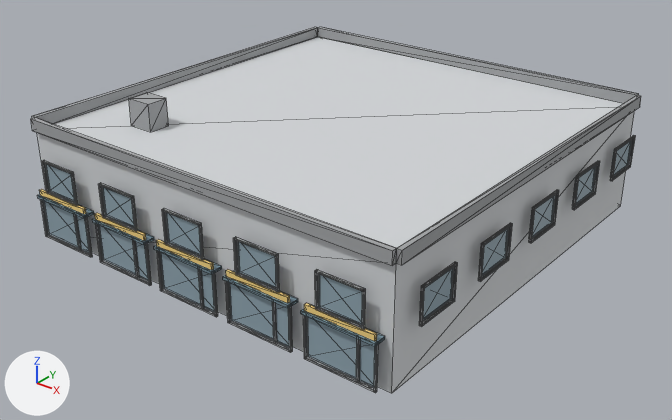
An edit to the glTF model public/buildings/commercial_3x3_a.glb, drawn before and after from the same camera.
Both versions are drawn from a camera (50 mm lens) standing at (39.9, -25.4, 23.1) and looking at (11.7, 9.9, 1.2). Lighting does not change. The marker at lower left points along +X, +Y and +Z. The picture after the commit comes second. Mesh edges are drawn as thin lines. Vertices at exactly the same position are counted once.

The first picture shows 'commercial_3x3_a_0'.
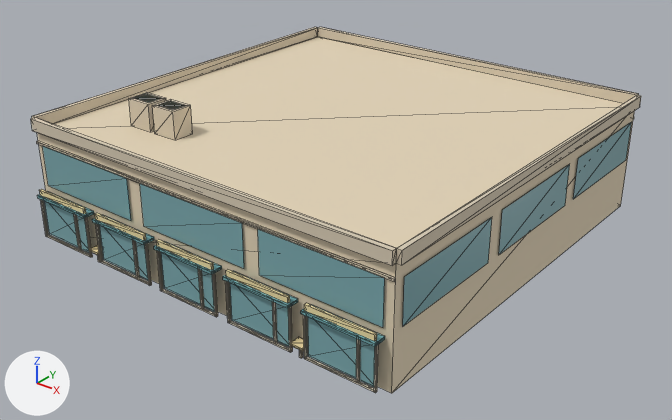
Location of each change, [x1, y1, x2, y2] in pixels of the pictures (672 x 420 px):
'commercial_3x3_a_0', recoloured, reshaped (light grey to beige): [31, 27, 641, 393] in both
part 1 of me_commercial_3x3_a_0, added: after [37, 141, 396, 281]
part 2 of me_commercial_3x3_a_0, added (beige): after [152, 99, 193, 140]
part 3 of me_commercial_3x3_a_0, added: after [89, 245, 102, 254]
part 4 of me_commercial_3x3_a_0, added: after [290, 337, 308, 351]
part 5 of me_commercial_3x3_a_0, deleted: before [42, 135, 635, 330]
part 6 of me_commercial_3x3_a_0, added (cyan): after [43, 94, 632, 327]

The change, as a diff of the scene's bpy script:
```diff
--- a/public/buildings/commercial_3x3_a.glb.py
+++ b/public/buildings/commercial_3x3_a.glb.py
@@ mat_commercial_3x3_a_wall @@
 mat_commercial_3x3_a_wall = principled_material('commercial_3x3_a_wall')
-mat_commercial_3x3_a_wall.base_color = (0.66, 0.68, 0.7)  # light grey #d4d7da
+mat_commercial_3x3_a_wall.base_color = (0.77, 0.66, 0.48)  # beige #e3d4b8
 mat_commercial_3x3_a_wall.roughness = 0.85
@@ mat_commercial_3x3_a_trim @@
 mat_commercial_3x3_a_trim = principled_material('commercial_3x3_a_trim')
-mat_commercial_3x3_a_trim.base_color = (0.363, 0.374, 0.385)  # grey #a2a5a7
+mat_commercial_3x3_a_trim.base_color = (0.69, 0.6, 0.46)  # beige #d8cbb5
 mat_commercial_3x3_a_trim.roughness = 0.85
@@ me_commercial_3x3_a_0 @@
 # used by ob_commercial_3x3_a_0; location = (0.0, 0.0, 0.0)
-me_commercial_3x3_a_0.from_pydata(...)  # 1156 vertices, 1752 faces; spans x -0.6..23.1, y -0.8..23.1, z 0.0..7.5
+me_commercial_3x3_a_0.from_pydata(...)  # 468 vertices, 664 faces; spans x -0.2..22.8, y -0.8..22.8, z 0.0..7.5
+# me_commercial_3x3_a_0 part 1: a new loose piece, a box spanning x 0.0..22.5, y -0.1..0.0, z 5.25..5.38, in mat_commercial_3x3_a_trim (beige #d8cbb5)
+# me_commercial_3x3_a_0 part 2: a new loose piece, a box spanning x 5.2..6.7, y 3.4..4.6, z 6.0..7.5, in mat_commercial_3x3_a_trim (beige #d8cbb5)
+# me_commercial_3x3_a_0 part 3: a new loose piece, a box spanning x 4.15..4.85, y -0.68..-0.1, z 0.65..0.76, in mat_commercial_3x3_a_sign (beige #f0dda6)
+# me_commercial_3x3_a_0 part 4: a new loose piece, a box spanning x 17.65..18.35, y -0.68..-0.1, z 0.65..0.76, in mat_commercial_3x3_a_sign (beige #f0dda6)
+# me_commercial_3x3_a_0 part 5: 100 loose pieces with 800 vertices, spanning x -0.6..23.1, y -0.6..23.1, z 2.9..4.7, are deleted
+# me_commercial_3x3_a_0 part 6
+# 32 vertices are added at x -0.1..22.6, y -0.1..22.6, z 3.0..7.5
+# 24 new vertices lie (0.0, 0.0, 2.2) away from vertices in x -0.1..22.6, y -0.1..22.6, z 3.0
+# 28 new faces join them, mat_commercial_3x3_a_glass (cyan #7caaaf)
+# other edits to the shape of me_commercial_3x3_a_0 do not show in these pictures
 me_commercial_3x3_a_0.materials.append(mat_commercial_3x3_a_wall)
```
